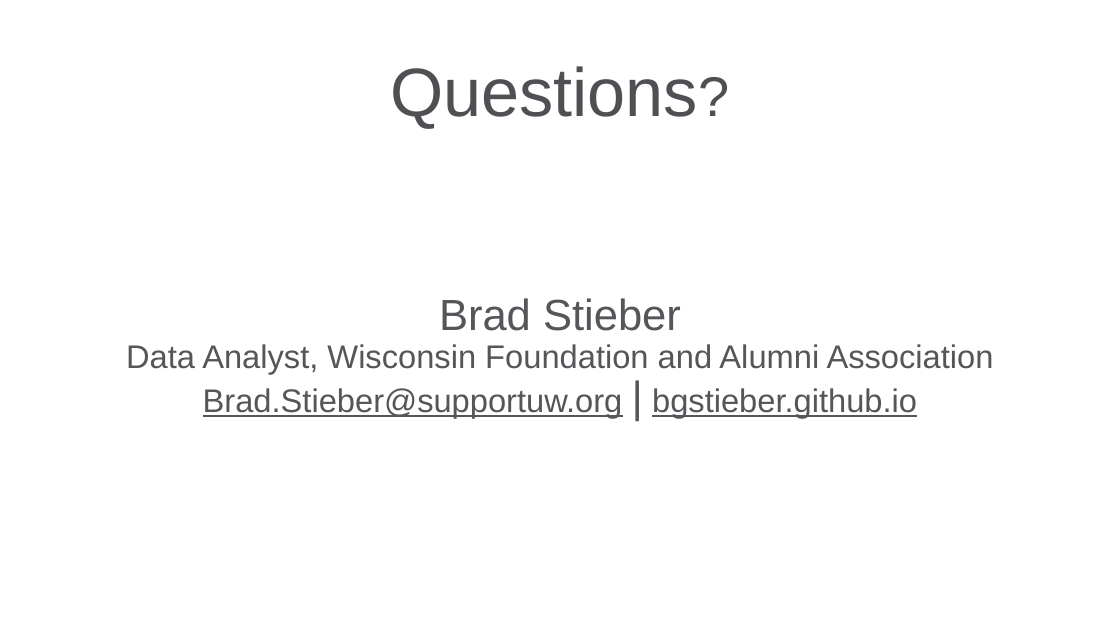
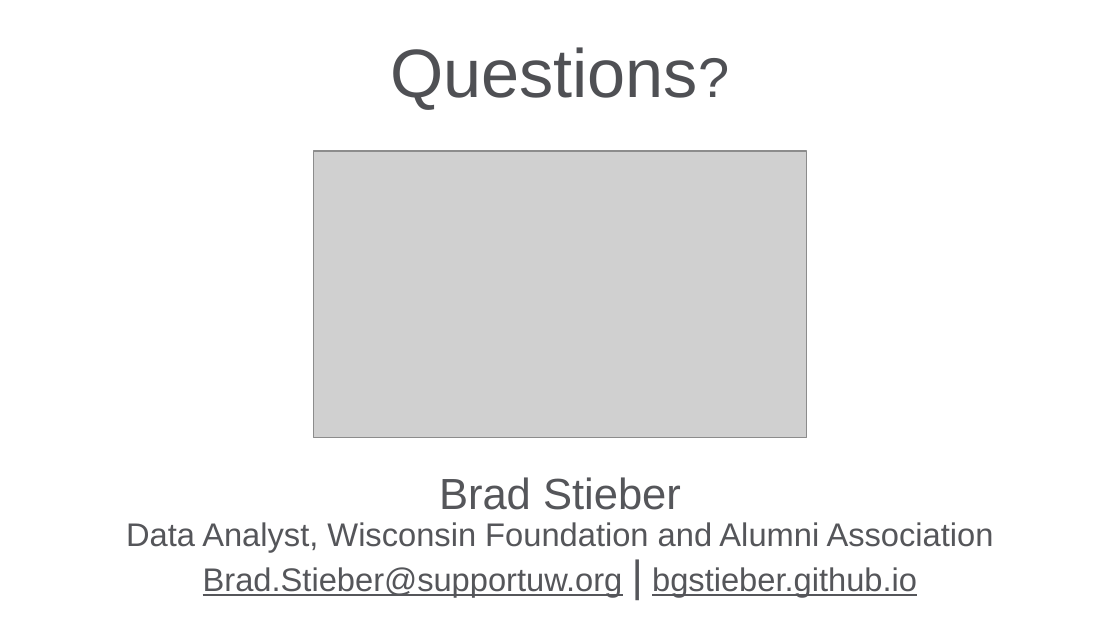
Before and after one commit to bgstieber/APRA-PD-DAS-2019, a slide deck: slide 24 of Generating Insights from Clustering Large Donors - BStieber APRA DAS19.pptx. Drawn at 1120x630 pixels with LibreOffice and Linux fonts; fonts in the diff are those of the drawing; grey boxes stand for pictures; background and template pictures are left out. Boxes give left, top, right and bottom in pixels: in the first picture for what was removed or moved away, otherwise in the second. Text is boxed around its words. In the diff, an @@ line names an element or a change of style, - is before the commit and + after.

Commit message:
more pres tweaks, bucky picture

```diff
--- a/Generating Insights from Clustering Large Donors - BStieber APRA DAS19.pptx
+++ b/Generating Insights from Clustering Large Donors - BStieber APRA DAS19.pptx
@@ title "Questions?": place and size @@
-title "Questions?" at [390,66,698,129]
+title "Questions?" at [390,47,698,109]
@@ picture added at [314,151,806,438] @@
@@ text "Brad Stieber Data Analyst, Wisconsin ...": place and size @@
-text "Brad Stieber Data Analyst, Wisconsin ..." at [126,298,994,418]
+text "Brad Stieber Data Analyst, Wisconsin ..." at [126,477,994,597]
@@ text "Brad Stieber Data Analyst, Wisconsin ..." at [126,477,994,597]: vertical alignment middle to bottom @@
```
Also in this commit, not shown: 6 other slides changed.
